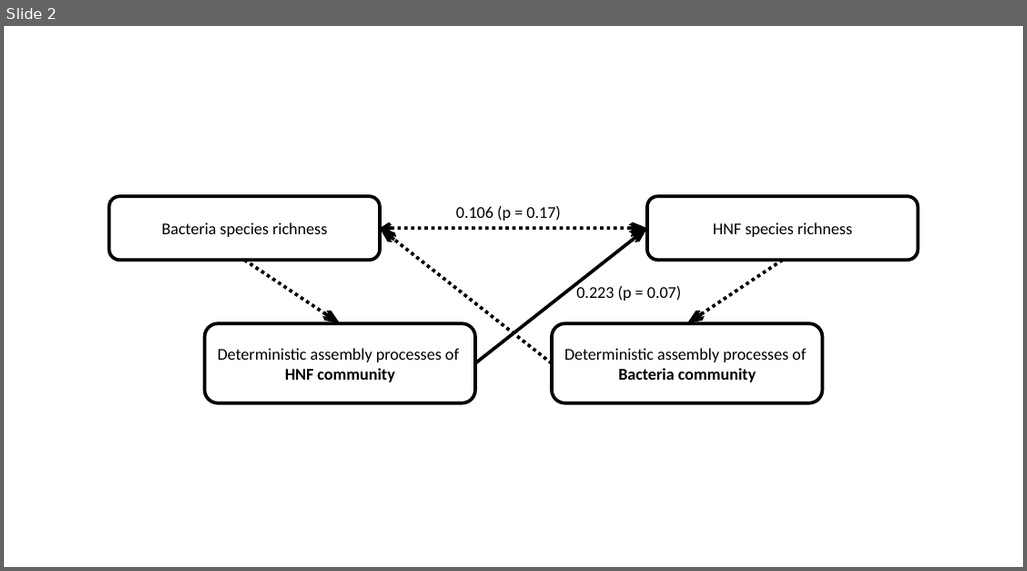
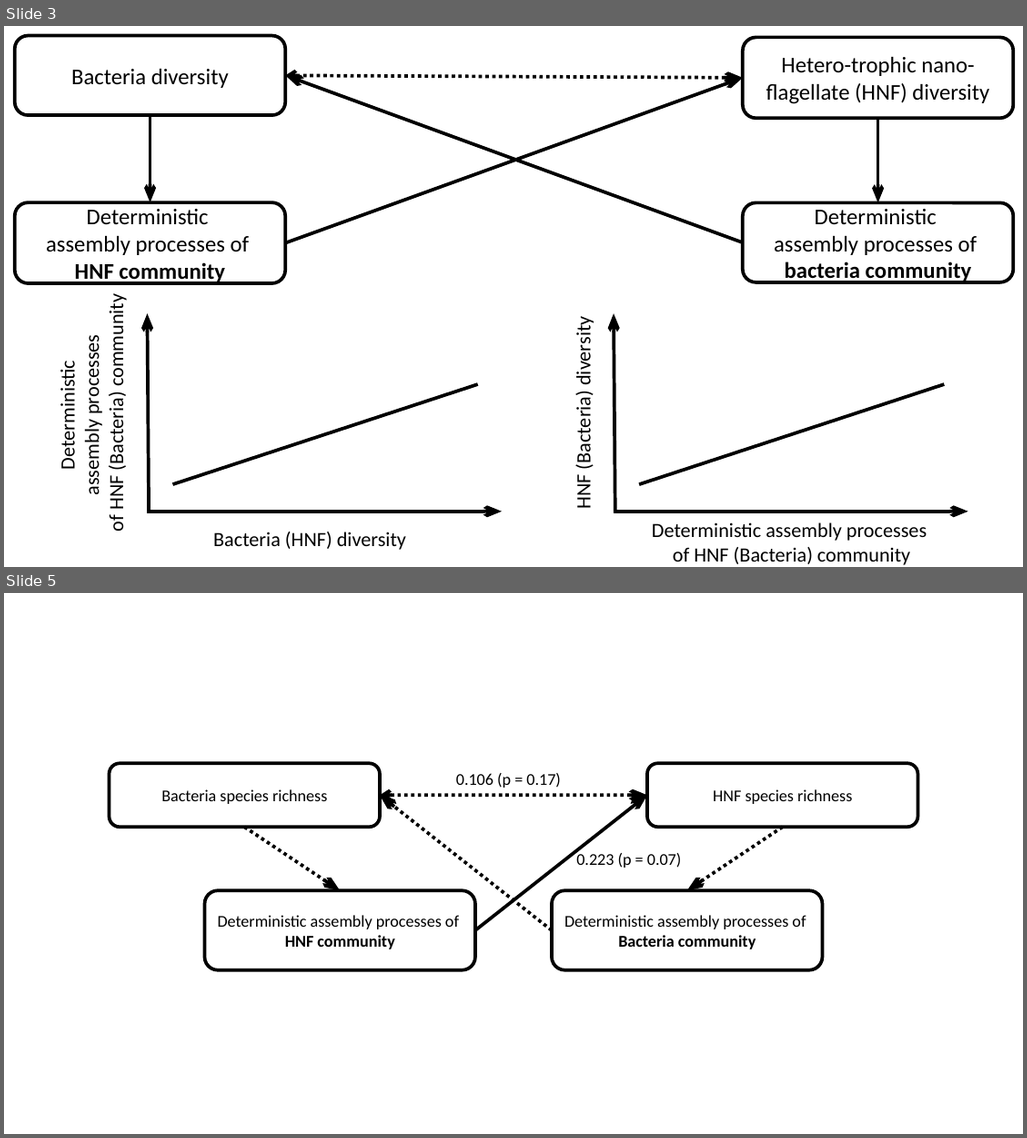
Before and after one commit to OscarFHC/PdPy_Div, a slide deck: Presentation/HypoFigs.pptx. Shown one above the other, each under a label of ours: slide 2 before the commit, slides 3 and 5 after it; the slides between them are not shown. The pictures are 1027x571 and 1027x1138 pixels, drawn with LibreOffice and Linux fonts; fonts in the diff are those of the drawing. Boxes give left, top, right and bottom in pixels: in the first picture for what was removed or moved away, otherwise in the second. Text is boxed around its words. In the diff, an @@ line names an element or a change of style, - is before the commit and + after.

```diff
--- a/Presentation/HypoFigs.pptx
+++ b/Presentation/HypoFigs.pptx
@@ slide 3 added at box(4, 26, 1023, 567), background #FFFFFF @@
@@ rounded rectangle added at box(15, 36, 285, 115), outline #000000 3 pt, 20 pt, text #000000 @@
+Bacteria diversity
@@ rounded rectangle added at box(743, 37, 1013, 118), outline #000000 3 pt, 20 pt, text #000000 @@
+Hetero-trophic nano-flagellate (HNF) diversity
@@ double arrow added from (285, 75) to (743, 78), #000000 3 pt dashed @@
@@ arrow added from (285, 243) to (743, 78), #000000 3 pt @@
@@ arrow added from (743, 243) to (285, 75), #000000 3 pt @@
@@ arrow added from (151, 115) to (151, 203), #000000 3 pt @@
@@ arrow added from (879, 118) to (879, 203), #000000 3 pt @@
@@ rounded rectangle added at box(15, 203, 285, 284), outline #000000 3 pt, 20 pt, text #000000 @@
+Deterministic
+assembly processes of
+HNF community
@@ rounded rectangle added at box(743, 203, 1013, 283), outline #000000 3 pt, 20 pt, text #000000 @@
+Deterministic
+assembly processes of
+bacteria community
@@ text added at box(56, 304, 129, 531), 18 pt, text #000000 @@
+Deterministic
+assembly processes
+of HNF (Bacteria) community
@@ arrow added from (149, 512) to (147, 314), #000000 3 pt @@
@@ text added at box(571, 323, 596, 508), 18 pt, text #000000 @@
+HNF (Bacteria) diversity
@@ arrow added from (616, 512) to (614, 314), #000000 3 pt @@
@@ line added from (173, 485) to (478, 385), #000000 3 pt @@
@@ line added from (639, 485) to (944, 385), #000000 3 pt @@
@@ arrow added from (147, 511) to (502, 511), #000000 3 pt @@
@@ arrow added from (614, 511) to (969, 511), #000000 3 pt @@
@@ text added at box(213, 532, 406, 550), 18 pt, text #000000 @@
+Bacteria (HNF) diversity
@@ text added at box(652, 523, 927, 566), 18 pt, text #000000 @@
+Deterministic assembly processes
+of HNF (Bacteria) community
@@ what was slide 2 is now slide 5 @@
```
Also in this commit, not shown: 1 slide changed, 6 other slides added, 15 other files.
